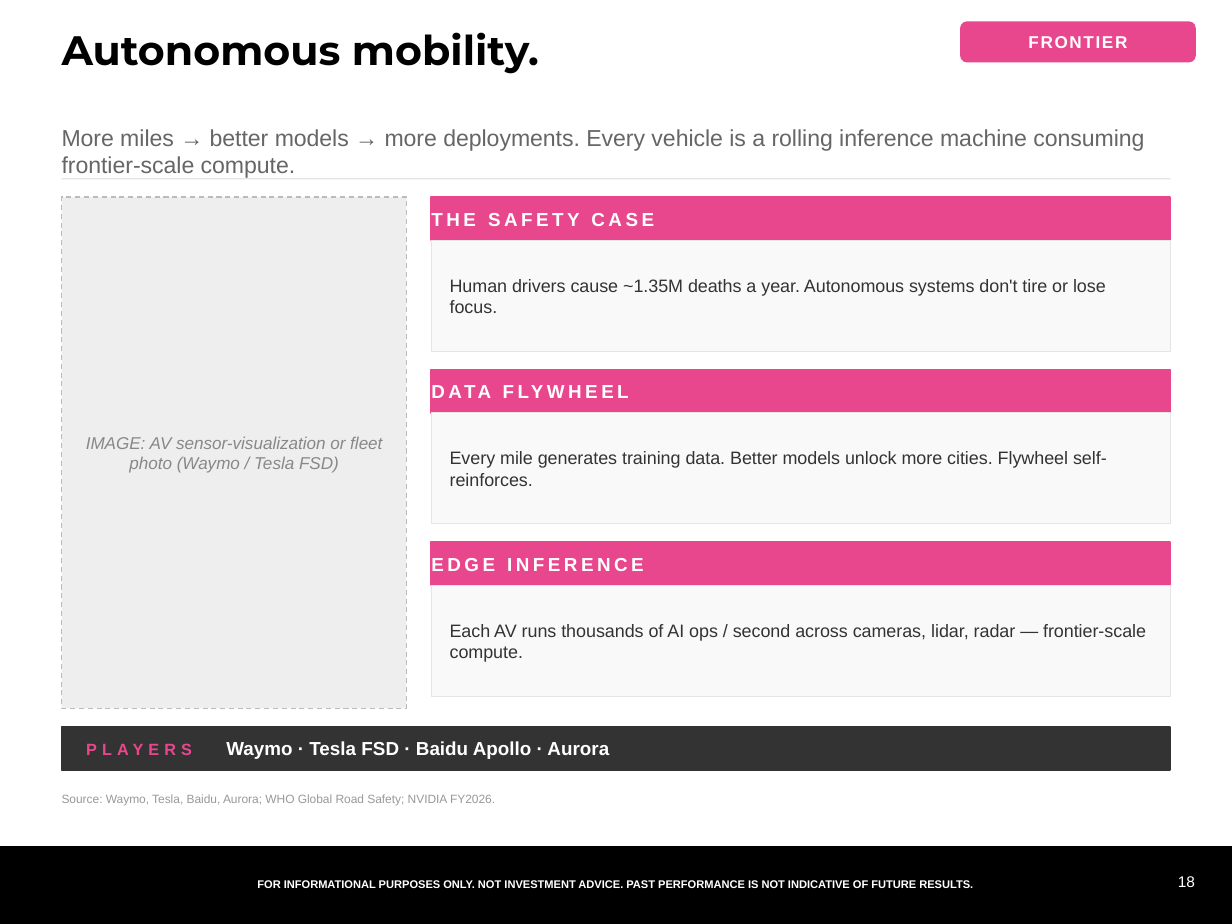
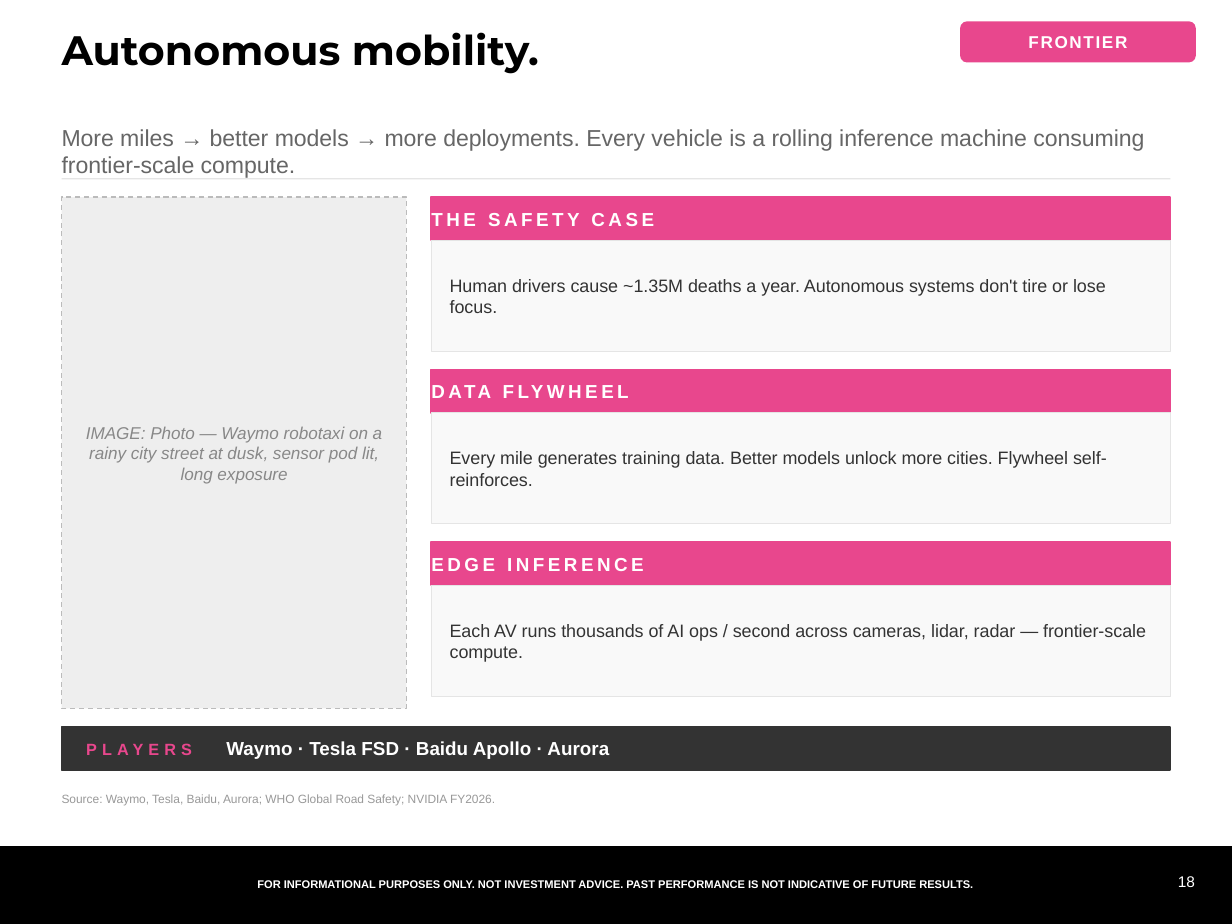
Before and after one commit to samuelcmcclellan-cell/ai-markets-deck, a slide deck: slide 18 of ai-markets-deck.pptx. Drawn at 1232x924 pixels with LibreOffice and Linux fonts; fonts in the diff are those of the drawing. Boxes give left, top, right and bottom in pixels: in the first picture for what was removed or moved away, otherwise in the second. Text is boxed around its words. In the diff, an @@ line names an element or a change of style, - is before the commit and + after.

```diff
--- a/ai-markets-deck.pptx
+++ b/ai-markets-deck.pptx
@@ text at (x1=86, y1=427, x2=383, y2=484): text changed @@
-IMAGE: AV sensor-visualization or fleet photo (Waymo / Tesla FSD)
+IMAGE: Photo — Waymo robotaxi on a rainy city street at dusk, sensor pod lit, long exposure
```
Also in this commit, not shown: 9 other slides changed, 12 other files.
